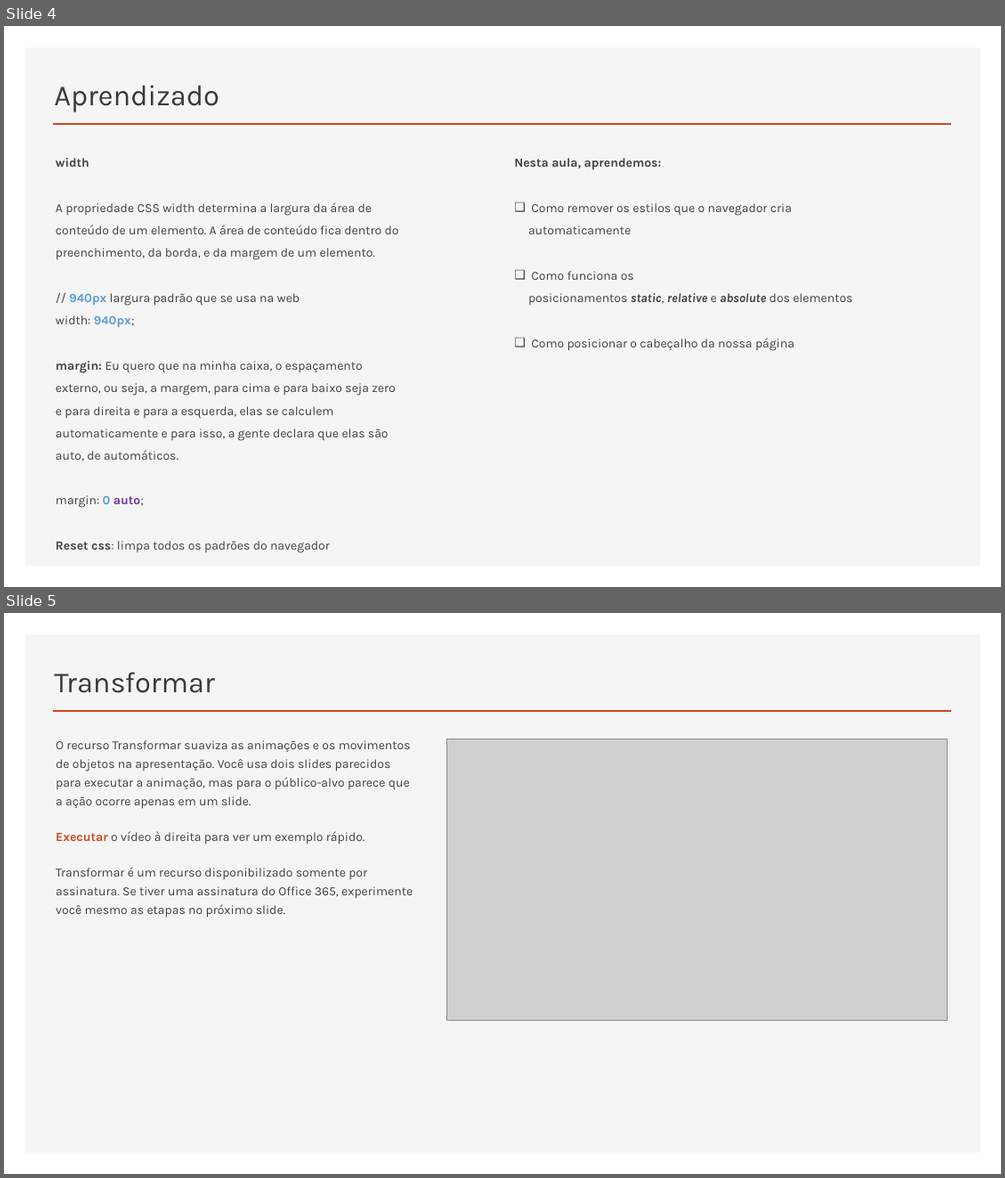
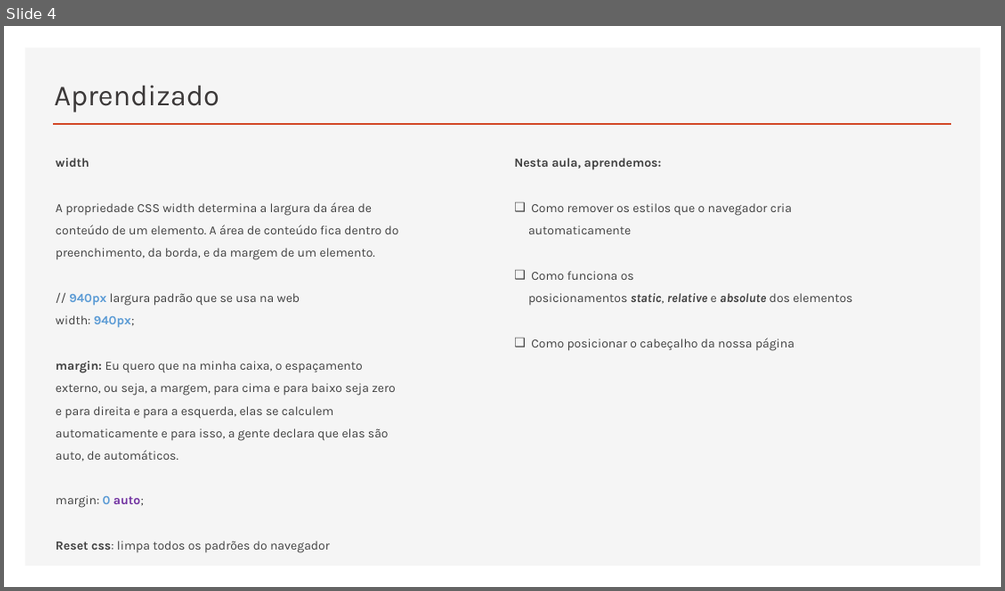
Before and after one commit to RaizaCirne/app-flex, a slide deck: Trilhas/[Iniciante em Programação T5 - ONE]/Material/04.HTML5_e_CSS3-parte_2.pptx. Shown one above the other, each under a label of ours: slides 4 and 5 before the commit, slide 4 after it. The pictures are 1005x1178 and 1005x591 pixels, drawn with LibreOffice and Linux fonts; fonts in the diff are those of the drawing; grey boxes stand for pictures. Boxes give left, top, right and bottom in pixels: in the first picture for what was removed or moved away, otherwise in the second. Text is boxed around its words. In the diff, an @@ line names an element or a change of style, - is before the commit and + after.

```diff
--- a/Trilhas/[Iniciante em Programação T5 - ONE]/Material/04.HTML5_e_CSS3-parte_2.pptx
+++ b/Trilhas/[Iniciante em Programação T5 - ONE]/Material/04.HTML5_e_CSS3-parte_2.pptx
@@ slide 5 removed at <box>4,613,1001,1174</box>, background #FFFFFF; not listed: 2 template elements that a slide beside it also shows @@
@@ title removed at <box>54,672,215,693</box> @@
-Transformar
@@ text removed at <box>56,740,413,917</box> @@
-O recurso Transformar suaviza as animações e os movimentos de objetos na apresentação. Você usa dois slides parecidos para executar a animação, mas para o público-alvo parece que a ação ocorre apenas em um slide.
-Executar o vídeo à direita para ver um exemplo rápido.
-Transformar é um recurso disponibilizado somente por assinatura. Se tiver uma assinatura do Office 365, experimente você mesmo as etapas no próximo slide.
@@ picture removed at <box>447,738,947,1020</box> @@
```
Also in this commit, not shown: 3 slides added, 5 other slides removed.
